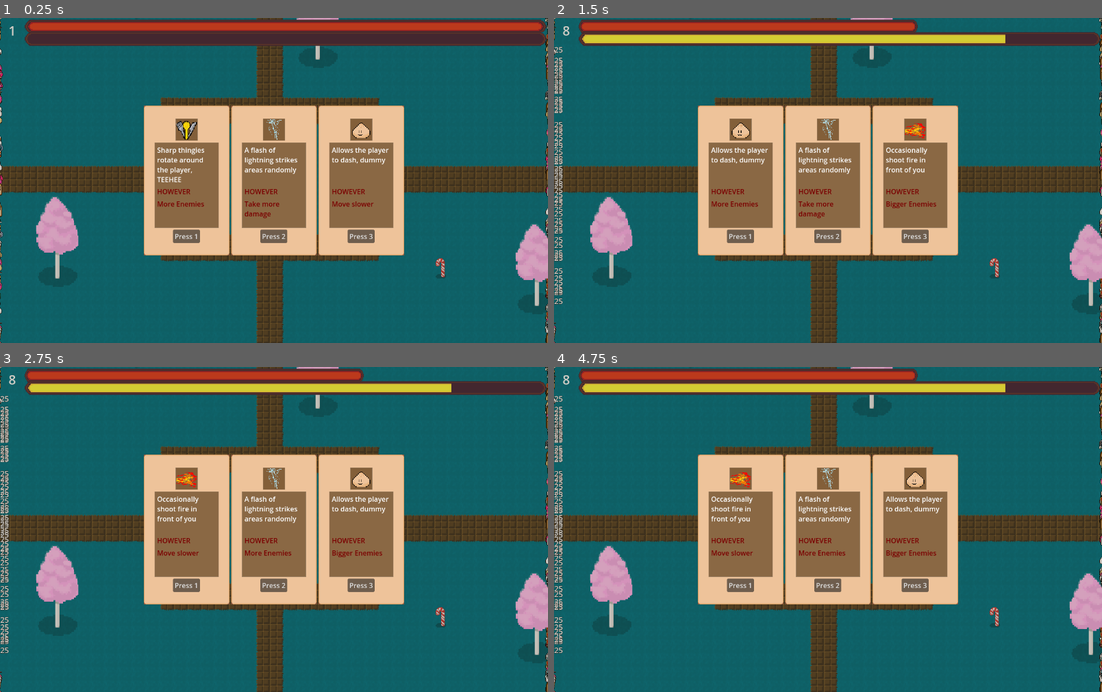
Above: before the commit, frames 1-4 (two rows, left to right).
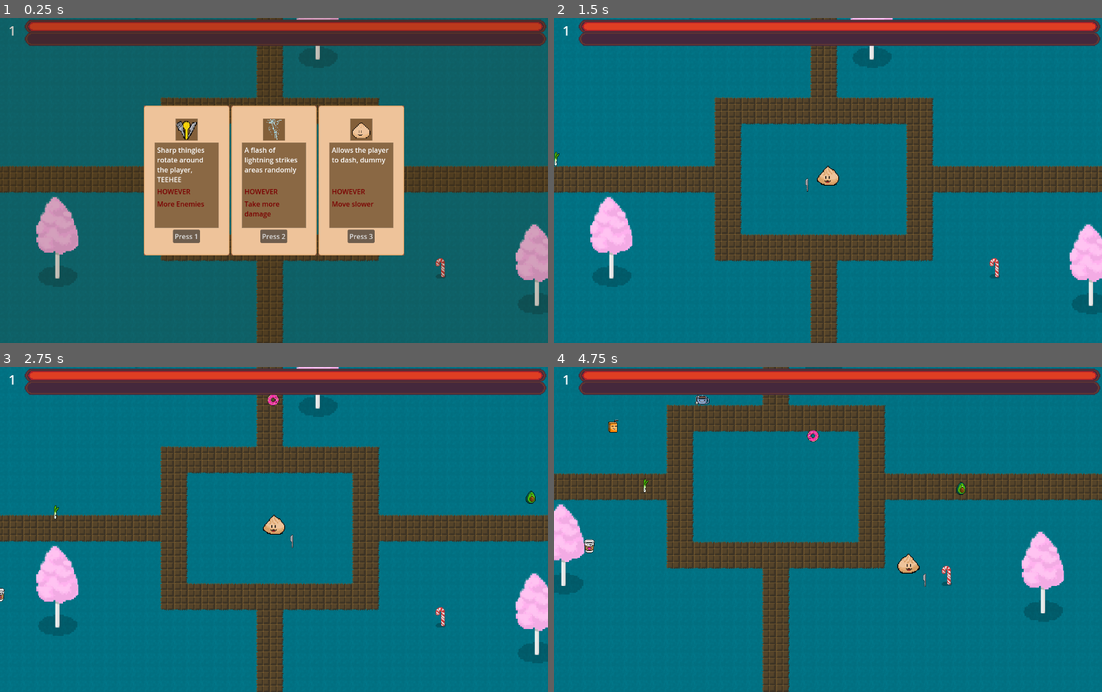
Above: after the commit, the same moments.

Repository: SteamedKoko/Gluttony
Game: Godot game, scene res://scenes/arena/arena.tscn
Two runs of this game, one before a commit and one after it. Both use one fixed random seed, a clock stepped at 60 frames per second and the inputs below.
Inputs (mouse positions are in pixels of both pictures, inside the frame that each line leads up to):
- Up to frame 1 (0.25 s): no input
- Up to frame 2 (1.5 s): click "Press 1" at 0.5 s; click (828, 235) at 1.25 s, where only the run before the commit has a clickable "Press 2"
- Up to frame 3 (2.75 s): click (361, 584) at 2 s, where only the run before the commit has a clickable "Press 3"
- Up to frame 4 (4.75 s): tap Enter at 2.75, 3.6 s; hold F (right) 2.78-3.53 s; hold J (dash) 2.78-3.53 s; hold Down (down) 3.53-4.28 s; hold F (right) from 4.28 s (still down); hold J (dash) from 4.28 s (still down)

The runs differ from the first frame. In frame 1, 0.5% of the frame differs, in the area x 0-100%, y 0-100%; in frame 2, 88%; in frame 3, 88%; in frame 4, 93%.

Commit message:
finish player boundary

Diff:
--- a/components/skill_manager/skill_manager.gd
+++ b/components/skill_manager/skill_manager.gd
@@ -5,9 +5,10 @@
 var monster_scale_multiplyer = 1
 
 func _ready() -> void:
-	for i in range(20):
-		add_skill(skills.FIRE)
-		add_skill(skills.LIGHTNING)
+	pass
+	# for i in range(20):
+	# 	add_skill(skills.FIRE)
+	# 	add_skill(skills.LIGHTNING)
 
 enum skills {
 	# AURA, #todo
--- a/entities/player/player.gd
+++ b/entities/player/player.gd
@@ -7,6 +7,9 @@
 
 @export var exp_per_level: int = 10
 @export var exp_scaling: float = 3
+
+@export var world_boundary_min: Vector2
+@export var world_boundary_max: Vector2
 
 
 @onready var sprite: AnimatedSprite2D = $AnimatedSprite2D
@@ -74,6 +77,10 @@
 
 func _physics_process(_delta: float) -> void:
 	get_movement()
+
+	position.x = clampf(position.x, world_boundary_min.x, world_boundary_max.x)
+	position.y = clampf(position.y, world_boundary_min.y, world_boundary_max.y)
+
 	move_and_slide()
 
 
--- a/entities/player/player.tscn
+++ b/entities/player/player.tscn
@@ -24,6 +24,8 @@
 y_sort_enabled = true
 collision_layer = 0
 script = ExtResource("1_abrql")
+world_boundary_min = Vector2(28, 28)
+world_boundary_max = Vector2(3210, 3220)
 
 [node name="CollisionShape2D" type="CollisionShape2D" parent="."]
 position = Vector2(2, -2.5)
--- a/globals/game_manager.gd
+++ b/globals/game_manager.gd
@@ -42,7 +42,7 @@
 func _ready() -> void:
 	#TODO fix post and pausing all busted up with menus
 	load_up_shiat()
-	load_test()
+	# load_test()
 
 func load_test() -> void:
 	for i in range(600):
Not shown, changed: todo
